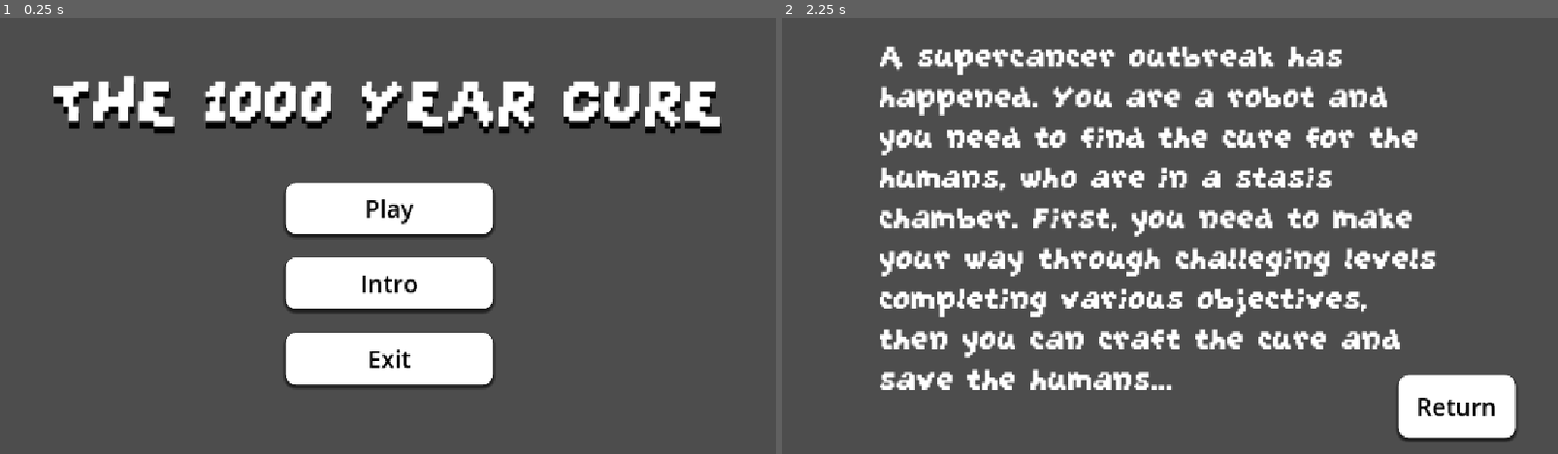
Above: before the commit, frames 1-2 (left to right).
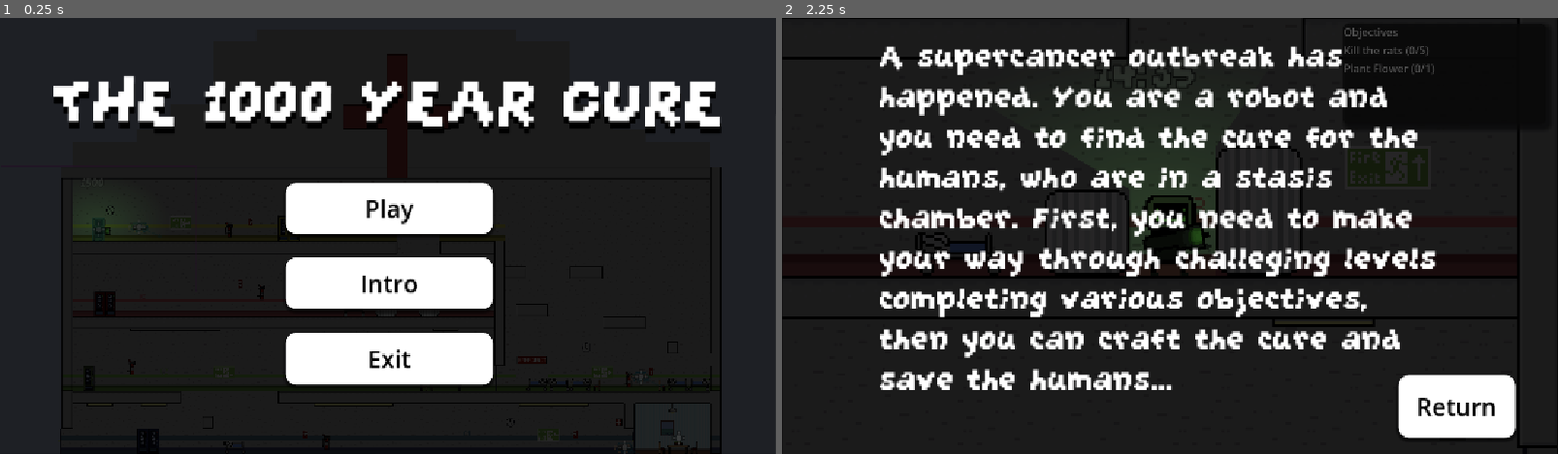
Above: after the commit, the same moments.

Repository: Milo-Griffiths/GameJam-Time
Game: Godot game, scene res://scenes/main.tscn
Two runs of this game, one before a commit and one after it. Both use one fixed random seed, a clock stepped at 60 frames per second and the inputs below.
Inputs:
- Up to frame 1 (0.25 s): no input
- Up to frame 2 (2.25 s): click "Intro" at 0.5 s; click "Return" at 1.25 s; click "Intro" at 2 s

The runs differ from the first frame. In frame 1, 85% of the frame differs, in the area x 0-100%, y 0-100%; in frame 2, 86%.

Commit message:
Added backgrounds to main menu and intro

Diff:
--- a/scenes/intro.tscn
+++ b/scenes/intro.tscn
@@ -2,6 +2,11 @@
 
 [ext_resource type="FontFile" uid="uid://dq8qcabj6yktb" path="res://GrapeSoda.ttf" id="1_ioskq"]
 [ext_resource type="Script" uid="uid://c2yiwh42aq0me" path="res://assets/scripts/intro.gd" id="1_yjqpq"]
+[ext_resource type="Texture2D" uid="uid://b07kdv8qb3sd3" path="res://assets/Background.png" id="2_4bx60"]
+
+[sub_resource type="StyleBoxTexture" id="StyleBoxTexture_dch4e"]
+texture = ExtResource("2_4bx60")
+modulate_color = Color(0.31764707, 0.31764707, 0.31764707, 1)
 
 [sub_resource type="StyleBoxFlat" id="StyleBoxFlat_4bx60"]
 bg_color = Color(1, 1, 1, 1)
@@ -39,6 +44,15 @@
 grow_vertical = 2
 script = ExtResource("1_yjqpq")
 
+[node name="Panel" type="Panel" parent="." unique_id=1601572159]
+layout_mode = 1
+anchors_preset = 15
+anchor_right = 1.0
+anchor_bottom = 1.0
+grow_horizontal = 2
+grow_vertical = 2
+theme_override_styles/panel = SubResource("StyleBoxTexture_dch4e")
+
 [node name="RichTextLabel" type="RichTextLabel" parent="." unique_id=997681452]
 layout_mode = 1
 anchors_preset = 8
--- a/scenes/main_menu.tscn
+++ b/scenes/main_menu.tscn
@@ -1,7 +1,12 @@
 [gd_scene format=3 uid="uid://cptriun5byqba"]
 
 [ext_resource type="FontFile" uid="uid://dq8qcabj6yktb" path="res://GrapeSoda.ttf" id="1_06t4h"]
+[ext_resource type="Texture2D" uid="uid://1tso8ch4pc66" path="res://assets/Background2.png" id="1_bqqt6"]
 [ext_resource type="Script" uid="uid://bdchbu5l4rnie" path="res://assets/scripts/scene_loader.gd" id="2_ekxnf"]
+
+[sub_resource type="StyleBoxTexture" id="StyleBoxTexture_jpue2"]
+texture = ExtResource("1_bqqt6")
+modulate_color = Color(0.31764707, 0.31764707, 0.31764707, 1)
 
 [sub_resource type="StyleBoxFlat" id="StyleBoxFlat_dch4e"]
 bg_color = Color(1, 1, 1, 1)
@@ -55,6 +60,15 @@
 anchor_bottom = 1.0
 grow_horizontal = 2
 grow_vertical = 2
+
+[node name="Panel" type="Panel" parent="." unique_id=457737096]
+layout_mode = 1
+anchors_preset = 15
+anchor_right = 1.0
+anchor_bottom = 1.0
+grow_horizontal = 2
+grow_vertical = 2
+theme_override_styles/panel = SubResource("StyleBoxTexture_jpue2")
 
 [node name="VBoxContainer" type="VBoxContainer" parent="." unique_id=241798514]
 layout_mode = 1
Binary file added: assets/Background.png
Not shown, added: assets/Background.png.import
Binary file added: assets/Background2.png
Not shown, added: assets/Background2.png.import
